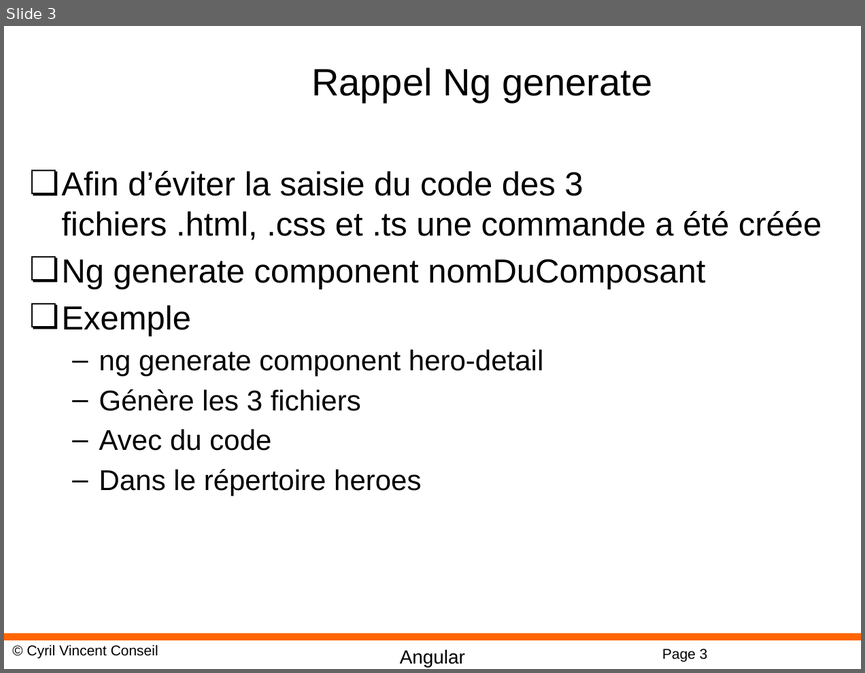
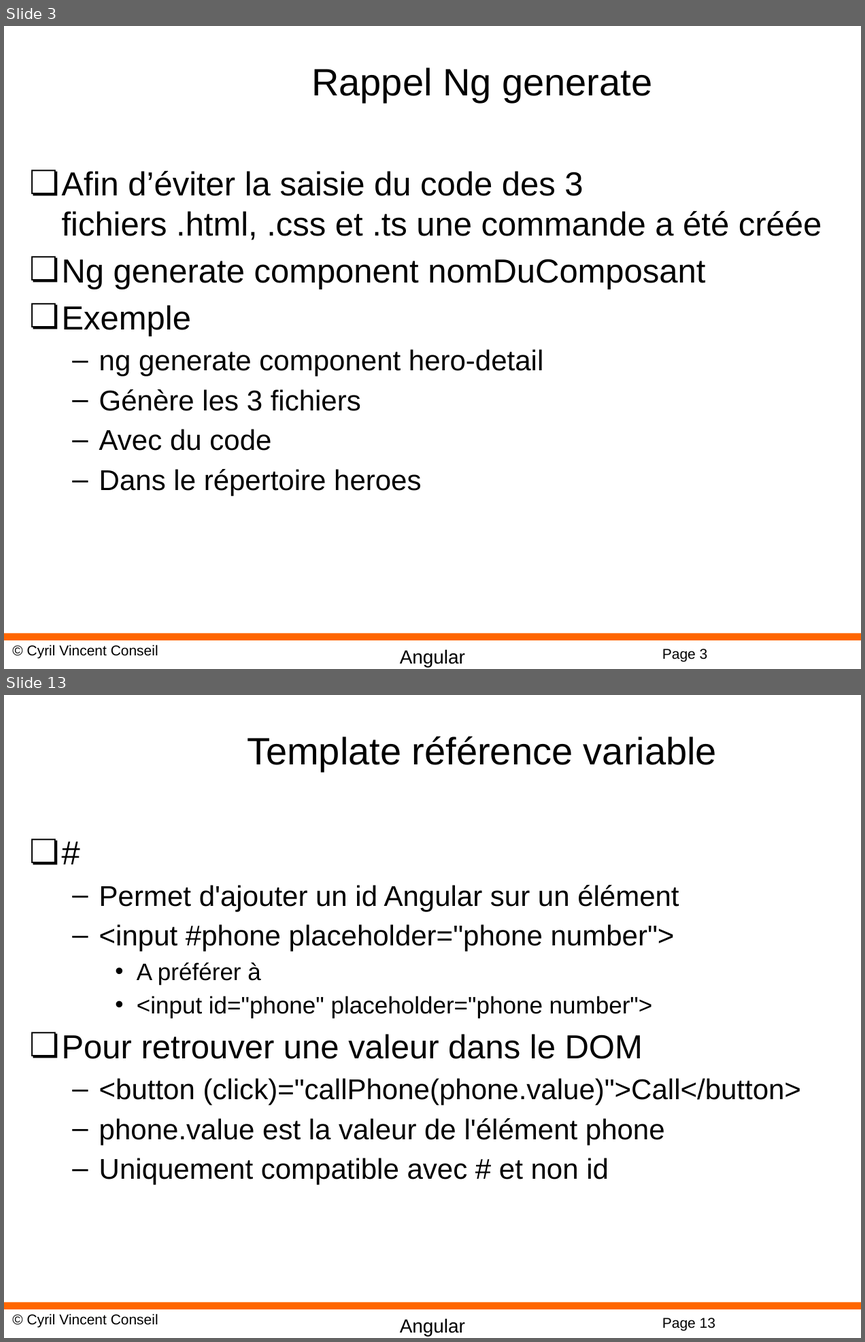
Before and after one commit to cyrilvincent/POE, a slide deck: ppt/angular/Angular11-Components.pptx. Shown one above the other, each under a label of ours: slide 3 before the commit, slides 3 and 13 after it; the slides between them are not shown. The pictures are 865x673 and 865x1342 pixels, drawn with LibreOffice and Linux fonts; fonts in the diff are those of the drawing; background and template pictures are left out. Boxes give left, top, right and bottom in pixels: in the first picture for what was removed or moved away, otherwise in the second. Text is boxed around its words. In the diff, an @@ line names an element or a change of style, - is before the commit and + after.

Commit message:
Angular PPT 15 bis

```diff
--- a/ppt/angular/Angular11-Components.pptx
+++ b/ppt/angular/Angular11-Components.pptx
@@ slide 13 added at <box>4,695,861,1338</box>, background #FFFFFF; not listed: 4 template elements that a slide beside it also shows @@
@@ title added at <box>247,736,717,772</box>, 32 pt, text #000000 @@
+Template référence variable
@@ text added at <box>62,885,801,1185</box>, 24 pt, text #000000 @@
+❏ #
+  – Permet d'ajouter un id Angular sur un élément
+  – <input #phone placeholder="phone number">
+    • A préférer à
+    • <input id="phone" placeholder="phone number">
+❏ Pour retrouver une valeur dans le DOM
+  – <button (click)="callPhone(phone.value)">Call</button>
+  – phone.value est la valeur de l'élément phone
+  – Uniquement compatible avec # et non id
```
Also in this commit, not shown: 4 slides changed, 9 other slides added, 7 other files.
